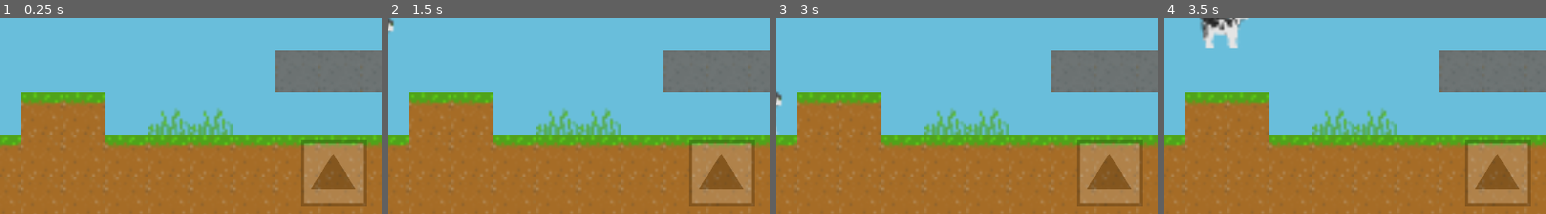
Above: before the commit, frames 1-4 (left to right).
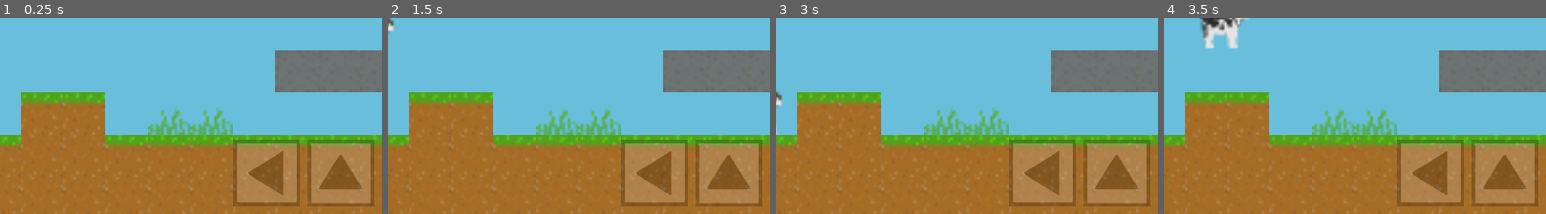
Above: after the commit, the same moments.

Repository: smartshark27/cat-former
Game: Godot game, scene res://scenes/main.tscn
Same seed, same stepped clock (60 frames per second), same inputs: the game is played once before the commit and once after it.
Inputs:
- Up to frame 1 (0.25 s): no input
- Up to frame 2 (1.5 s): tap Enter at 0.5 s; hold Right (right) from 0.53 s (still down); tap M (meow, bound only after the commit) at 0.6, 1.35 s; tap Space (jump) at 0.77 s
- Up to frame 3 (3 s): tap Space (jump) at 1.52 s; release Right (right) at 2.03 s; hold Left (left) 2.03-2.78 s; tap M (meow, bound only after the commit) at 2.1, 2.85 s; hold Right (right) from 2.78 s (still down)
- Up to frame 4 (3.5 s): keep holding Right (right); tap Space (jump) at 3.02 s
The pictures show only the part of the screen within x 42-92%, y 47-97%; the shares and areas given below are measured in that part.

The runs differ from the first frame. In frame 1, 8.1% of the frame differs, in the area x 61-98%, y 62-97%; in frame 2, 8.1%; in frame 3, 8.1%; in frame 4, 8.1%.

Commit message:
Add very important meow button

Diff:
--- a/project/project.godot
+++ b/project/project.godot
@@ -38,6 +38,11 @@
 "events": [Object(InputEventKey,"resource_local_to_scene":false,"resource_name":"","device":0,"window_id":0,"alt_presse …(189 unchanged characters)…
 ]
 }
+meow={
+"deadzone": 0.5,
+"events": [Object(InputEventKey,"resource_local_to_scene":false,"resource_name":"","device":-1,"window_id":0,"alt_pressed":false,"shift_pressed":false,"ctrl_pressed":false,"meta_pressed":false,"pressed":false,"keycode":0,"physical_keycode":77,"key_label":0,"unicode":109,"location":0,"echo":false,"script":null)
+]
+}
 
 [input_devices]
 
--- a/project/scenes/main.tscn
+++ b/project/scenes/main.tscn
@@ -1,10 +1,13 @@
-[gd_scene load_steps=16 format=4 uid="uid://c3cptt02ppd05"]
+[gd_scene load_steps=20 format=4 uid="uid://c3cptt02ppd05"]
 
 [ext_resource type="Texture2D" uid="uid://dk6q1tnlp7fmn" path="res://art/Cat_Frames.png" id="1_43pfp"]
 [ext_resource type="Texture2D" uid="uid://byylxrsao6gi4" path="res://art/Tile_Set.png" id="2_0ln7u"]
 [ext_resource type="Script" path="res://scripts/player.gd" id="2_tdud7"]
 [ext_resource type="Script" path="res://scripts/touch_screen_controls.gd" id="4_6xfdp"]
 [ext_resource type="Texture2D" uid="uid://dixgvuly68g38" path="res://art/DirectionalButton.png" id="5_xopyv"]
+[ext_resource type="Script" path="res://scripts/cat_sounds.gd" id="6_m5p88"]
+[ext_resource type="AudioStream" uid="uid://dqr4npkdfyrbo" path="res://art/Happy Meow.mp3" id="7_qxu51"]
+[ext_resource type="AudioStream" uid="uid://ws7nps2filqm" path="res://art/Angry Meow.mp3" id="8_tyerr"]
 
 [sub_resource type="TileSetAtlasSource" id="TileSetAtlasSource_6k5um"]
 texture = ExtResource("2_0ln7u")
@@ -63,6 +66,9 @@
 [sub_resource type="RectangleShape2D" id="RectangleShape2D_exn33"]
 size = Vector2(100, 100)
 
+[sub_resource type="RectangleShape2D" id="RectangleShape2D_lfscv"]
+size = Vector2(100, 100)
+
 [node name="Main" type="Node2D"]
 
 [node name="Background" type="ColorRect" parent="."]
@@ -108,12 +114,27 @@
 visibility_mode = 1
 
 [node name="JumpButton" type="TouchScreenButton" parent="TouchScreenControls"]
-position = Vector2(1034, 520)
+position = Vector2(1045, 520)
 rotation = 1.5708
 texture_normal = ExtResource("5_xopyv")
 shape = SubResource("RectangleShape2D_exn33")
 passby_press = true
 visibility_mode = 1
+
+[node name="MeowButton" type="TouchScreenButton" parent="TouchScreenControls"]
+position = Vector2(833, 520)
+texture_normal = ExtResource("5_xopyv")
+shape = SubResource("RectangleShape2D_lfscv")
+visibility_mode = 1
+
+[node name="CatSounds" type="Node2D" parent="."]
+script = ExtResource("6_m5p88")
+
+[node name="HappyMeow" type="AudioStreamPlayer2D" parent="CatSounds"]
+stream = ExtResource("7_qxu51")
+
+[node name="AngryMeow" type="AudioStreamPlayer2D" parent="CatSounds"]
+stream = ExtResource("8_tyerr")
 
 [connection signal="pressed" from="TouchScreenControls/LeftButton" to="TouchScreenControls" method="_on_left_button_pressed"]
 [connection signal="released" from="TouchScreenControls/LeftButton" to="TouchScreenControls" method="_on_left_button_released"]
@@ -121,3 +142,5 @@
 [connection signal="released" from="TouchScreenControls/RightButton" to="TouchScreenControls" method="_on_right_button_released"]
 [connection signal="pressed" from="TouchScreenControls/JumpButton" to="TouchScreenControls" method="_on_jump_button_pressed"]
 [connection signal="released" from="TouchScreenControls/JumpButton" to="TouchScreenControls" method="_on_jump_button_released"]
+[connection signal="pressed" from="TouchScreenControls/MeowButton" to="TouchScreenControls" method="_on_meow_button_pressed"]
+[connection signal="released" from="TouchScreenControls/MeowButton" to="TouchScreenControls" method="_on_meow_button_released"]
--- /dev/null
+++ b/project/scripts/cat_sounds.gd
@@ -0,0 +1,9 @@
+extends Node2D
+
+
+func _process(delta: float) -> void:
+	if Input.is_action_just_pressed("meow"):
+		var meows: Array = [$HappyMeow, $AngryMeow]
+		for meow: AudioStreamPlayer2D in meows:
+			meow.stop()
+		meows.pick_random().play()
--- a/project/scripts/touch_screen_controls.gd
+++ b/project/scripts/touch_screen_controls.gd
@@ -23,3 +23,11 @@
 
 func _on_jump_button_released() -> void:
 	Input.action_release("jump")
+
+
+func _on_meow_button_pressed() -> void:
+	Input.action_press("meow")
+
+
+func _on_meow_button_released() -> void:
+	Input.action_release("meow")
Not shown, added: project/art/Angry Meow.mp3.import
Not shown, added: project/art/Happy Meow.mp3.import
Not shown, changed: docs/index.html
Not shown, changed: docs/index.pck
Not shown, added: project/art/Angry Meow.mp3
Not shown, added: project/art/Happy Meow.mp3
